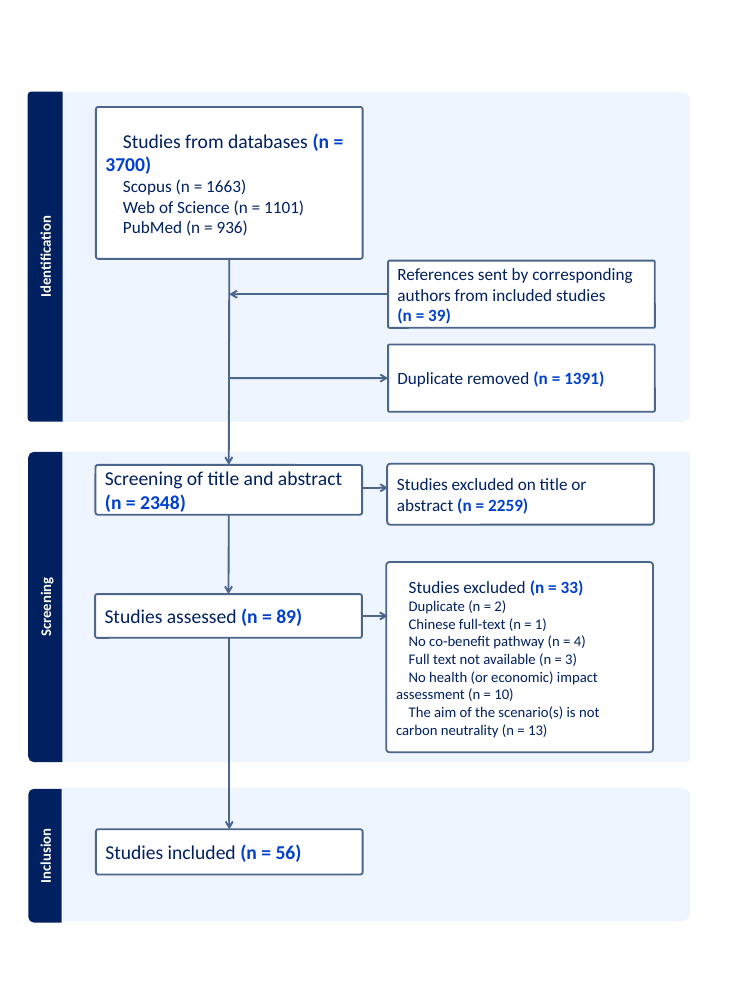
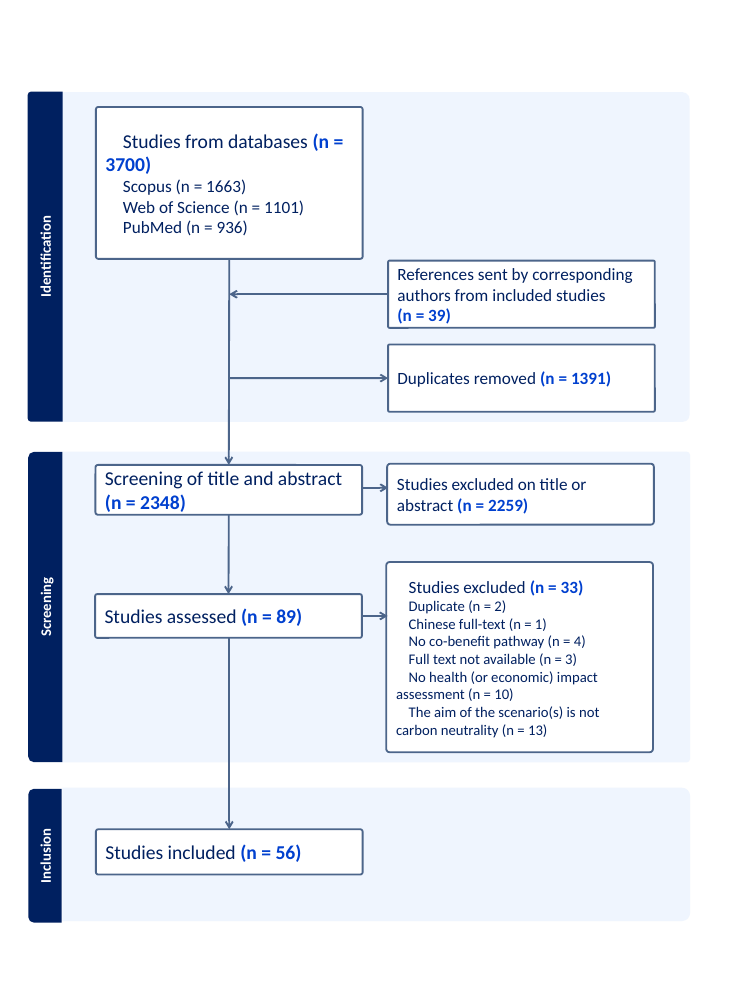
Before and after one commit to LeoMoutet/revue_syst, a slide deck: slide 1 of figures/flow chart.pptx. Drawn at 730x1008 pixels with LibreOffice and Linux fonts; fonts in the diff are those of the drawing. Boxes give left, top, right and bottom in pixels: in the first picture for what was removed or moved away, otherwise in the second. Text is boxed around its words. In the diff, an @@ line names an element or a change of style, - is before the commit and + after.

```diff
--- a/figures/flow chart.pptx
+++ b/figures/flow chart.pptx
@@ text in rounded rectangle at (397, 371, 611, 387): text changed @@
-Duplicate removed (n = 1391)
+Duplicates removed (n = 1391)
```
Also in this commit, not shown: 4 other files.
